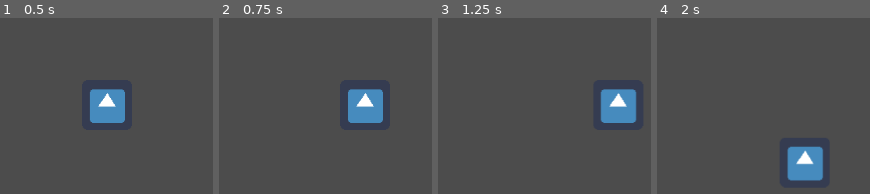
Above: before the commit, frames 1-4 (left to right).
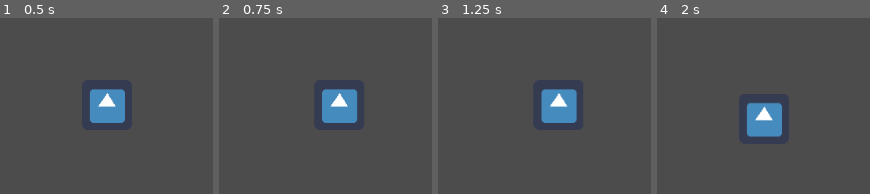
Above: after the commit, the same moments.

Repository: stwupton/anachronism
Game: Godot game, scene res://scn/PlayerCharacter.tscn
Two runs of this game, one before a commit and one after it. Both use one fixed random seed, a clock stepped at 60 frames per second and the inputs below. The engine's default icon, where the game draws it, is replaced by a stand-in: a white triangle on a blue panel in a dark square.
Inputs:
- Up to frame 1 (0.5 s): no input
- Up to frame 2 (0.75 s): tap Enter at 0.5 s; hold Right (ui_right) from 0.53 s (still down)
- Up to frame 3 (1.25 s): keep holding Right (ui_right)
- Up to frame 4 (2 s): release Right (ui_right) at 1.28 s; hold Down (ui_down) from 1.28 s (still down)

Frame 1 is identical in both runs. In frame 2, 4.7% of the frame differs, in the area x 48-77%, y 40-60%; in frame 3, 6.5%, in the area x 48-94%, y 40-60%; in frame 4, 6.5%.

Commit message:
Tweaks to player controller to make it feel nicer

Diff:
--- a/KinematicBody2D.gd
+++ b/KinematicBody2D.gd
@@ -17,4 +17,4 @@
 	if Input.is_action_pressed("ui_down"):
 		movementVariable.y+=1
 	movementVariable.normalized()
-	move_and_slide(movementVariable*250)
+	move_and_slide(movementVariable*350)
--- a/scn/BoxCollisionTest.tscn
+++ b/scn/BoxCollisionTest.tscn
@@ -1,19 +1,13 @@
-[gd_scene load_steps=3 format=2]
+[gd_scene load_steps=2 format=2]
 
-[ext_resource path="res://icon.png" type="Texture" id=1]
-
-[sub_resource type="RectangleShape2D" id=1]
-
-custom_solver_bias = 0.0
-extents = Vector2( 10.0529, 4.0073 )
+[ext_resource path="res://Asset/treeTest.png" type="Texture" id=1]
 
 [node name="Node2D" type="Node2D"]
 
 [node name="Sprite" type="Sprite" parent="." index="0"]
 
 position = Vector2( 2.50433e-06, -28.6462 )
-rotation = 3.14159
-scale = Vector2( 1, 1.89519 )
+scale = Vector2( 0.1, 0.1 )
 texture = ExtResource( 1 )
 _sections_unfolded = [ "Transform" ]
 
@@ -28,8 +22,7 @@
 bounce = 0.0
 _sections_unfolded = [ "Collision", "Pickable" ]
 
-[node name="CollisionShape2D" type="CollisionShape2D" parent="StaticBody2D" index="0"]
+[node name="CollisionAtRoots" type="CollisionPolygon2D" parent="StaticBody2D" index="0"]
 
-position = Vector2( 0.0495372, 18.8711 )
-scale = Vector2( 3.16255, 3.21067 )
-shape = SubResource( 1 )
+build_mode = 0
+polygon = PoolVector2Array( -32.3978, 30.2148, -8.6214, 20.9362, 20.3742, 32.7664, -9.89721, 47.4962 )
--- a/scn/MovementTestScene.tscn
+++ b/scn/MovementTestScene.tscn
@@ -20,3 +20,35 @@
 [node name="Node2D3" parent="." index="3" instance=ExtResource( 2 )]
 
 position = Vector2( 377.722, 380.402 )
+
+[node name="Node2D4" parent="." index="4" instance=ExtResource( 2 )]
+
+position = Vector2( -98.3649, 481.414 )
+
+[node name="Node2D5" parent="." index="5" instance=ExtResource( 2 )]
+
+position = Vector2( -155.931, 700.679 )
+
+[node name="Node2D6" parent="." index="6" instance=ExtResource( 2 )]
+
+position = Vector2( -214.656, 326.056 )
+
+[node name="Node2D7" parent="." index="7" instance=ExtResource( 2 )]
+
+position = Vector2( 172.047, 824.779 )
+
+[node name="Node2D8" parent="." index="8" instance=ExtResource( 2 )]
+
+position = Vector2( -688.895, 423.671 )
+
+[node name="Node2D9" parent="." index="9" instance=ExtResource( 2 )]
+
+position = Vector2( -1078.92, 167.715 )
+
+[node name="Node2D10" parent="." index="10" instance=ExtResource( 2 )]
+
+position = Vector2( -859.532, 752.756 )
+
+[node name="Node2D11" parent="." index="11" instance=ExtResource( 2 )]
+
+position = Vector2( -795.266, 753.865 )
--- a/scn/PlayerCharacter.tscn
+++ b/scn/PlayerCharacter.tscn
@@ -3,10 +3,10 @@
 [ext_resource path="res://KinematicBody2D.gd" type="Script" id=1]
 [ext_resource path="res://icon.png" type="Texture" id=2]
 
-[sub_resource type="RectangleShape2D" id=1]
+[sub_resource type="CircleShape2D" id=1]
 
 custom_solver_bias = 0.0
-extents = Vector2( 10, 10 )
+radius = 10.0
 
 [node name="KinematicBody2D" type="KinematicBody2D"]
 
@@ -20,7 +20,7 @@
 [node name="Sprite" type="Sprite" parent="." index="0"]
 
 texture = ExtResource( 2 )
-_sections_unfolded = [ "Transform" ]
+_sections_unfolded = [ "Transform", "Visibility", "Z Index" ]
 
 [node name="CollisionShape2D" type="CollisionShape2D" parent="." index="1"]
 
@@ -39,17 +39,17 @@
 limit_right = 10000000
 limit_bottom = 10000000
 limit_smoothed = false
-drag_margin_h_enabled = true
-drag_margin_v_enabled = true
+drag_margin_h_enabled = false
+drag_margin_v_enabled = false
 smoothing_enabled = true
-smoothing_speed = 5.0
+smoothing_speed = 15.0
 offset_v = 0.0
 offset_h = 0.0
-drag_margin_left = 0.1
+drag_margin_left = 0.13
 drag_margin_top = 0.1
-drag_margin_right = 0.1
-drag_margin_bottom = 0.1
+drag_margin_right = 0.13
+drag_margin_bottom = 0.2
 editor_draw_screen = true
 editor_draw_limits = false
-editor_draw_drag_margin = false
-_sections_unfolded = [ "Drag Margin", "Limit", "Smoothing" ]
+editor_draw_drag_margin = true
+_sections_unfolded = [ "Drag Margin", "Editor", "Limit", "Smoothing" ]
Binary file added: Asset/treeTest.png
Not shown, added: Asset/treeTest.png.import
